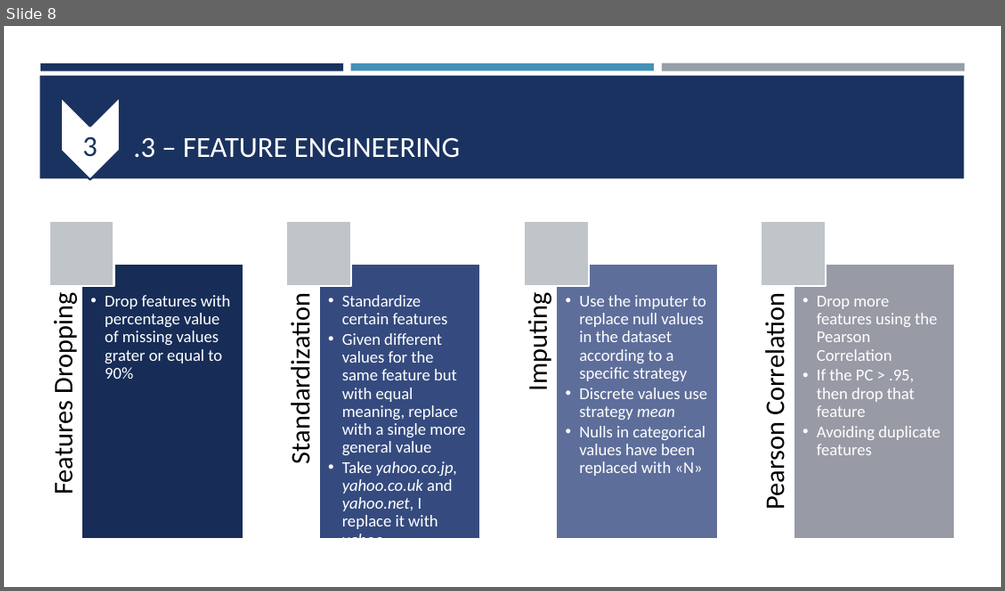
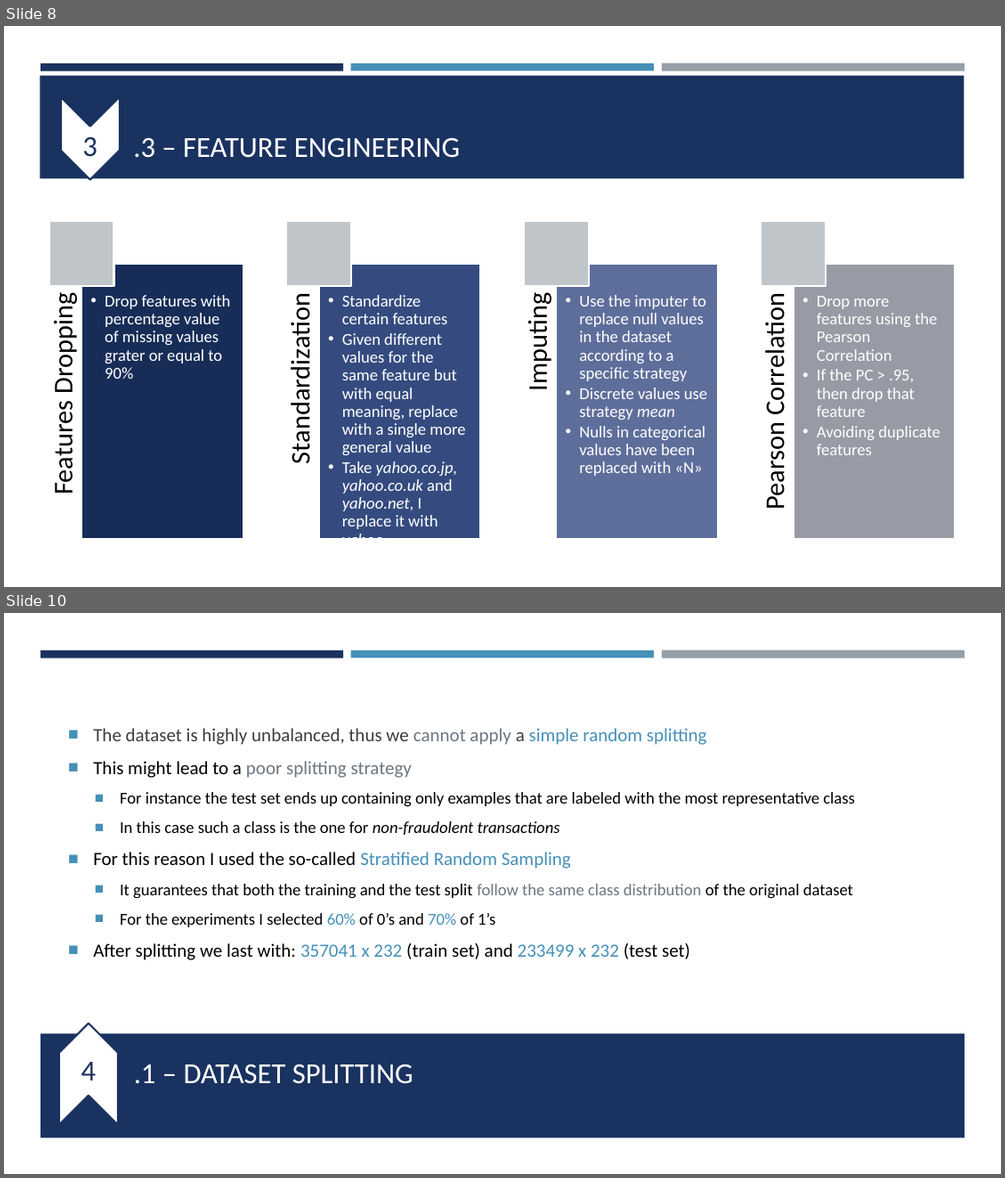
Before and after one commit to lmriccardo/fraudolent-transaction-classification, a slide deck: presentation/fraudolent_transaction.pptx. Shown one above the other, each under a label of ours: slide 8 before the commit, slides 8 and 10 after it; the slides between them are not shown. The pictures are 1005x591 and 1005x1178 pixels, drawn with LibreOffice and Linux fonts; fonts in the diff are those of the drawing. Boxes give left, top, right and bottom in pixels: in the first picture for what was removed or moved away, otherwise in the second. Text is boxed around its words. In the diff, an @@ line names an element or a change of style, - is before the commit and + after.

```diff
--- a/presentation/fraudolent_transaction.pptx
+++ b/presentation/fraudolent_transaction.pptx
@@ slide 10 added at (4, 613, 1001, 1174), background #FFFFFF; not listed: 3 template elements that a slide beside it also shows @@
@@ text added at (93, 728, 855, 960), 16 pt, text #000000 @@
+■ The dataset is highly unbalanced, thus we cannot apply a simple random splitting
+■ This might lead to a poor splitting strategy
+  ■ For instance the test set ends up containing only examples that are labeled with the most representative class
+  ■ In this case such a class is the one for non-fraudolent transactions
+■ For this reason I used the so-called Stratified Random Sampling
+  ■ It guarantees that both the training and the test split follow the same class distribution of the original dataset
+  ■ For the experiments I selected 60% of 0’s and 70% of 1’s
+■ After splitting we last with: 357041 x 232 (train set) and 233499 x 232 (test set)
@@ rectangle added at (40, 1033, 965, 1137), fill #1A3260 @@
@@ chevron added at (59, 1023, 118, 1125), fill #FFFFFF, outline #1A3260 1.75 pt @@
@@ text added at (81, 1062, 97, 1080), 28 pt, text #1A3260 @@
+4
@@ title added at (134, 1063, 413, 1084), 28 pt, text #FFFFFF @@
+.1 – DATASET SPLITTING
```
Also in this commit, not shown: 3 slides changed, 2 other slides added, 4 other files.
